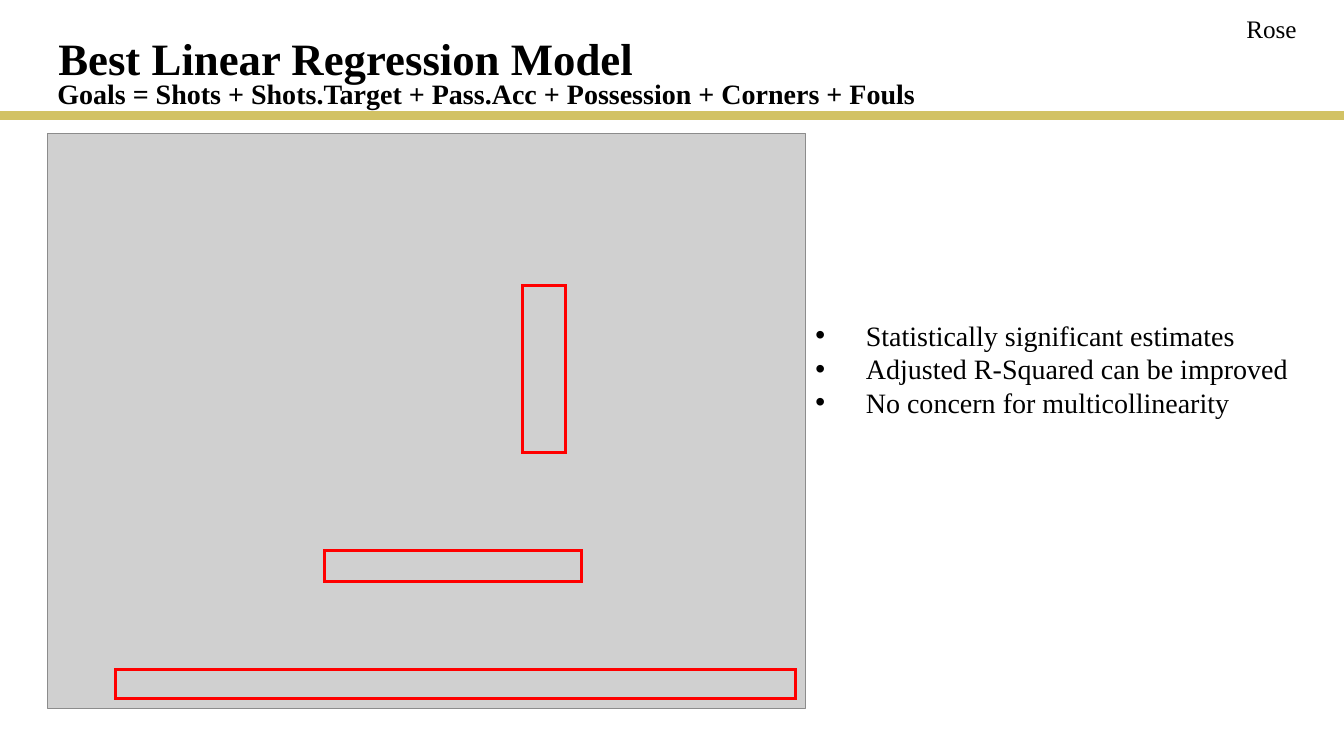
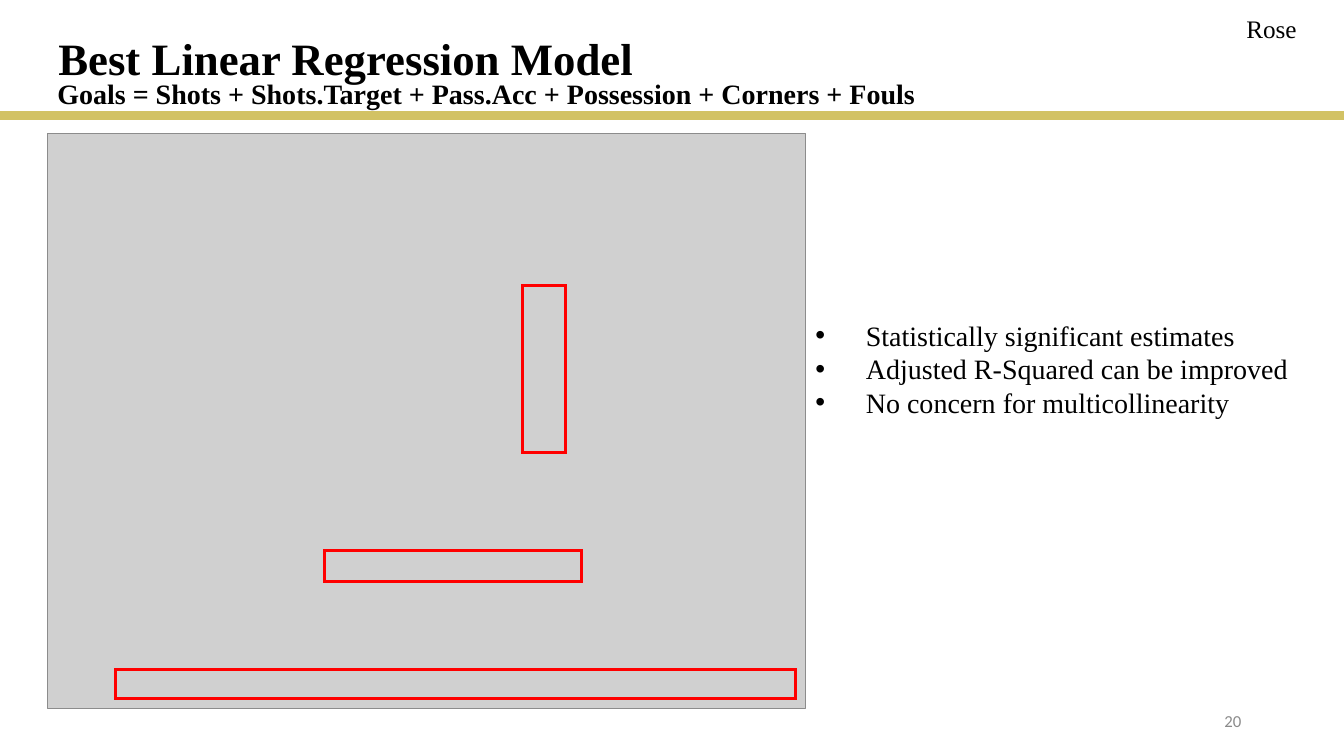
Before and after one commit to rmesina/T2_Codes-R-Us, a slide deck: slide 20 of final_project/T2_final_project.pptx (slide 19 before the commit). Drawn at 1344x756 pixels with LibreOffice and Linux fonts; fonts in the diff are those of the drawing; grey boxes stand for pictures. Boxes give left, top, right and bottom in pixels: in the first picture for what was removed or moved away, otherwise in the second. Text is boxed around its words. In the diff, an @@ line names an element or a change of style, - is before the commit and + after.

```diff
--- a/final_project/T2_final_project.pptx
+++ b/final_project/T2_final_project.pptx
@@ page number added at (x1=1224, y1=716, x2=1241, y2=727), 12 pt, text #8C8C8C @@
+20
```
Also in this commit, not shown: 22 other slides changed, 1 slide added, 2 other files.
